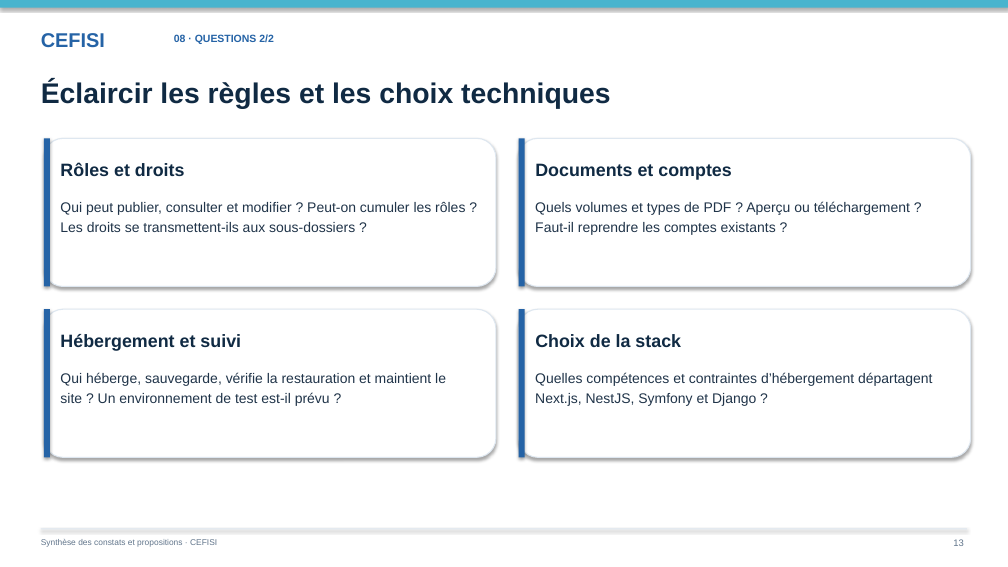
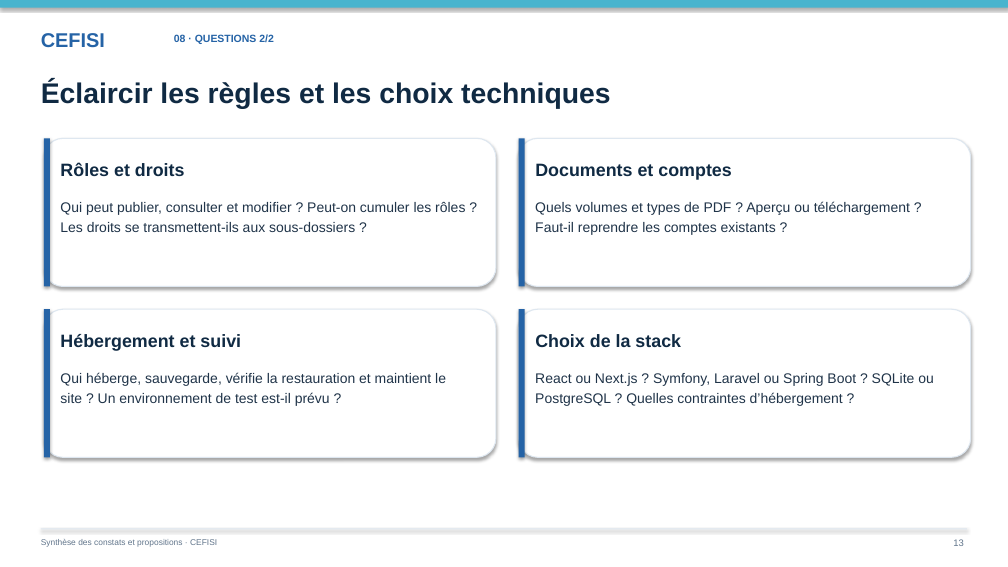
Before and after one commit to rPorignaux/ProjetCEFISI, a slide deck: slide 13 of docs/presentation-client/presentation-choix-et-arbitrages-v1.pptx. Drawn at 1008x567 pixels with LibreOffice and Linux fonts; fonts in the diff are those of the drawing. Boxes give left, top, right and bottom in pixels: in the first picture for what was removed or moved away, otherwise in the second. Text is boxed around its words. In the diff, an @@ line names an element or a change of style, - is before the commit and + after.

```diff
--- a/docs/presentation-client/presentation-choix-et-arbitrages-v1.pptx
+++ b/docs/presentation-client/presentation-choix-et-arbitrages-v1.pptx
@@ text at bbox=[535, 373, 934, 406]: text changed @@
-Quelles compétences et contraintes d’hébergement départagent Next.js, NestJS, Symfony et Django ?
+React ou Next.js ? Symfony, Laravel ou Spring Boot ? SQLite ou PostgreSQL ? Quelles contraintes d’hébergement ?
```
Also in this commit, not shown: 1 other slide changed, 1 slide added, 1 slide removed, 13 other files.
